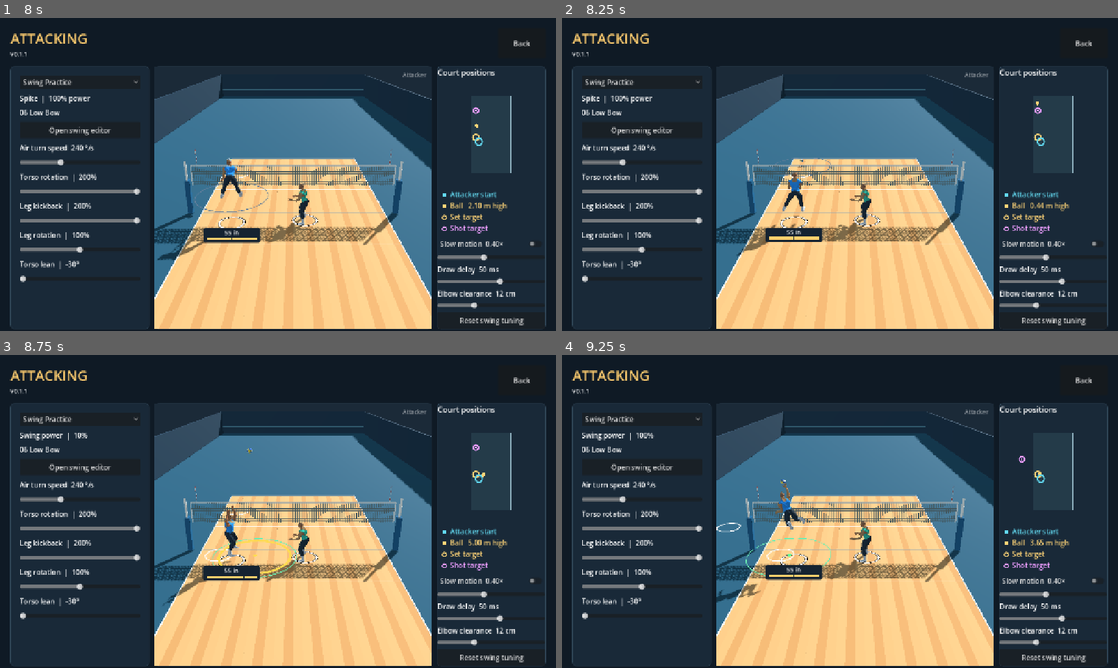
Above: before the commit, frames 1-4 (two rows, left to right).
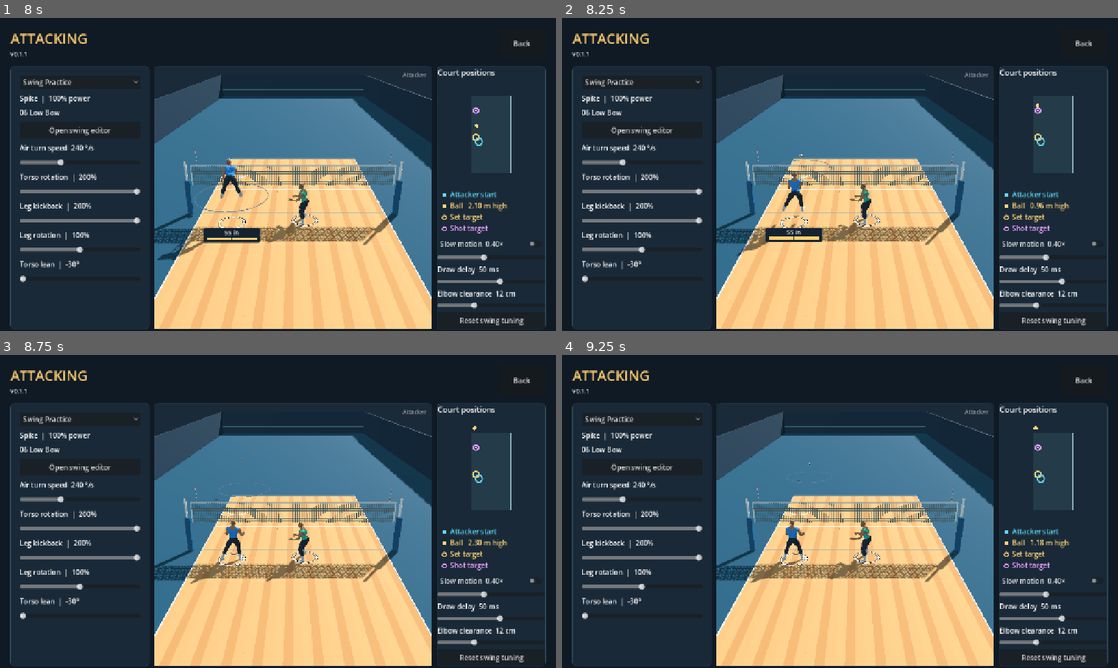
Above: after the commit, the same moments.

Repository: foreandr/volleyball
Game: Godot game, scene res://scenes/main.tscn
Two runs of this game, one before a commit and one after it. Both use one fixed random seed, a clock stepped at 60 frames per second and the inputs below.
Inputs (mouse positions are in pixels of both pictures, inside the frame that each line leads up to):
- Up to frame 1 (8 s): click "Story" at 0.5 s; click "Back" at 1.25 s; click "Story" at 2 s; click "New" at 2.75 s; click "Back" at 3.5 s; click "New" at 4.25 s; click "Save" at 5 s; click "Back" at 5.75 s; click "Continue" at 6.5 s; click "Attacking" at 7.25 s
- Up to frame 2 (8.25 s): tap Enter at 8 s; drag from (1051, 158) to (895, 105) at 8.02 s
- Up to frame 3 (8.75 s): no input
- Up to frame 4 (9.25 s): drag from (728, 527) to (812, 574) at 8.77 s

Frame 1 is identical in both runs. In frame 2, 0.1% of the frame differs, in the area x 37-87%, y 26-61%; in frame 3, 1.5%; in frame 4, 1.7%, in the area x 4-87%, y 22-80%.

Commit message:
Forgive close receptions and finish ball flight visibly

Diff:
--- a/scripts/attack_drill.gd
+++ b/scripts/attack_drill.gd
@@ -14,7 +14,7 @@
 const SET_TOPSPIN_RPS := 2.2
 const LOW_BOW_FRAME := 1.0/30.0
 
-enum Stage { SERVE, PASS, SET, HIT, MISS }
+enum Stage { SERVE, PASS, SET, HIT, MISS, SHANK }
 const SWING_CHARGE_TIME := 0.65
 const SWING_REACH := 1.55
 const SWING_CONTACT_HEIGHT := 2.22
@@ -132,6 +132,8 @@
 	bump.reset()
 	bump.green_start = 0.01
 	bump.green_end = 0.60
+	bump.green_forearm_allowance = 0.30
+	bump.green_hand_allowance = 0.15
 	bump.show()
 	bump.hand_setting = false
 	bump.quick_hand_receive = false
@@ -199,6 +201,10 @@
 func can_aim_set() -> bool:
 	return stage == Stage.SERVE and not is_finite(bump.touch_time)
 
+func set_pass_aim(point: Vector3) -> void:
+	# The landing marker is beyond the setter’s overhead interception point.
+	bump.destination = Vector2(clampf(point.x,-3.0,3.0),clampf(point.z,0.0,4.5))
+
 func queue_hand_receive() -> void:
 	if stage != Stage.SERVE or is_finite(bump.touch_time): return
 	if is_finite(bump.pressed_at):
@@ -269,7 +275,7 @@
 	return stage == Stage.PASS and not bump.low_save.finished(bump.touch_time+clock-stage_start)
 
 func queue_jump(direction: Vector2) -> void:
-	if jump.active or setter_is_diving() or stage == Stage.HIT: return
+	if jump.active or setter_is_diving() or stage in [Stage.HIT,Stage.SHANK]: return
 	jump.begin(setter,direction)
 	trace.write("jump",clock,{"position":setter.position,"direction":jump.heading},true)
 
@@ -288,13 +294,11 @@
 	match stage:
 		Stage.SERVE: play_serve(time,previous,delta)
 		Stage.PASS:
-			if not bump.hand_setting:
-				var receive_time: float = bump.touch_time+time
-				if setter_is_diving():
-					bump.low_save.sample(setter,receive_time,bump.touch_time)
-				elif not bump.low_save.active:
-					bump.follow_forearm(receive_time,serve_velocity+Vector3.DOWN*Flight.GRAVITY*bump.touch_time)
+			follow_receive(time)
 			play_cpu_set(time,delta)
+		Stage.SHANK:
+			follow_receive(time)
+			play_shank(time,previous)
 		Stage.SET:
 			if not swing_practice:
 				cpu_set.update_hand_push(cpu_set.release_time+time,cpu_set.release_time+time-cpu_set.touch_time)
@@ -309,7 +313,7 @@
 	var velocity := Vector3.ZERO
 	match stage:
 		Stage.SERVE: velocity = serve_velocity+Vector3.DOWN*Flight.GRAVITY*time
-		Stage.PASS,Stage.SET,Stage.HIT: velocity = pass_motion+Vector3.DOWN*Flight.GRAVITY*time
+		Stage.PASS,Stage.SET,Stage.HIT,Stage.SHANK: velocity = pass_motion+Vector3.DOWN*Flight.GRAVITY*time
 	var platform: Vector3 = bump.platform_center()
 	return {
 		"stage":stage,"result":status.text,"ball_position":ball.position,"ball_velocity":velocity,
@@ -338,11 +342,11 @@
 		var head_height := CPU_HOME.y+HandPose.CONTACT_HEIGHT*receiver.scale.y
 		cpu_contact_time = descending_time(pass_origin,pass_motion,head_height)
 		if cpu_contact_time <= 0.0:
-			miss("Pass was too low to set")
+			shank("Pass was too low to set")
 			return
 		cpu_contact_point = flight_point(pass_origin,pass_motion,cpu_contact_time)
 		if cpu_contact_point.z >= 3.75 or (not bump.net_hit.is_empty() and bump.net_hit.time < cpu_contact_time):
-			miss("Pass went past the setter")
+			shank("Pass went past the setter")
 			return
 		bump.hide()
 		var incoming := (pass_origin-cpu_contact_point).slide(Vector3.UP).normalized()
@@ -354,6 +358,31 @@
 			"grade":bump.grade,"reach":bump.reach,"contact":bump.contact_check},true)
 	elif time >= end:
 		miss("Serve missed")
+
+func follow_receive(time: float) -> void:
+	if bump.hand_setting: return
+	var receive_time: float = bump.touch_time+time
+	if setter_is_diving():
+		bump.low_save.sample(setter,receive_time,bump.touch_time)
+	elif not bump.low_save.active:
+		bump.follow_forearm(receive_time,serve_velocity+Vector3.DOWN*Flight.GRAVITY*bump.touch_time)
+
+func shank(message: String, elapsed := 0.0) -> void:
+	trace.check_contact(bump.contact_check)
+	miss(message)
+	stage = Stage.SHANK
+	stage_start = clock-elapsed
+	bump.hide()
+
+func play_shank(time: float, previous: float) -> void:
+	var hit: Dictionary = bump.net_hit
+	var end := Flight.landing_time(pass_origin,pass_motion) if hit.is_empty() else float(hit.end_time)
+	show_attack_net(hit,time)
+	if not hit.is_empty() and time >= hit.time:
+		ball.position = Net.after_hit(hit,minf(time,end))
+	else:
+		ball.position = flight_point(pass_origin,pass_motion,minf(time,end))
+	if previous >= end: reset_feed()
 
 func play_cpu_set(time: float, delta: float) -> void:
 	if is_finite(cpu_set.touch_time):
@@ -390,7 +419,7 @@
 		HandPose.apply(receiver,cpu_contact_point,1.0-smoothstep(0.0,0.22,lead))
 	if time >= cpu_contact_time:
 		if receiver.position.distance_to(cpu_stand)>0.60:
-			miss("CPU could not reach the pass")
+			shank("CPU could not reach the pass",time)
 			return
 		cpu_set.height = SET_APEX
 		var ideal := set_toward_pin(cpu_contact_point)
@@ -521,8 +550,8 @@
 		var fall_time := float(swing_net_hit.drop_time) if hit_net else landing_time
 		var landing_velocity: Vector3 = swing_net_hit.velocity if hit_net else pass_motion
 		landing_velocity += Vector3.DOWN*Flight.GRAVITY*fall_time
-		var bounce_speed := clampf(-landing_velocity.y*0.32,0.55,2.8)
-		var bounce_velocity := landing_velocity.slide(Vector3.UP)*0.38+Vector3.UP*bounce_speed
+		var bounce_speed := clampf(-landing_velocity.y*0.58,3.8,6.5)
+		var bounce_velocity := landing_velocity.slide(Vector3.UP)*0.25+Vector3.UP*bounce_speed
 		var bounce_time := Flight.landing_time(ground,bounce_velocity)
 		bounce_end += bounce_time
 		ball.position = flight_point(ground,bounce_velocity,minf(time-landing_time,bounce_time))
--- a/scripts/bump_setting.gd
+++ b/scripts/bump_setting.gd
@@ -44,6 +44,8 @@
 var height := 3.8
 var green_start := GREEN_START
 var green_end := GREEN_END
+var green_forearm_allowance := 0.0
+var green_hand_allowance := 0.0
 var grade := Timing.Grade.WAITING
 var pressed_at := -INF
 var low_save := LowSave.new()
@@ -255,14 +257,18 @@
 				point = Geometry3D.get_closest_point_to_segment(center,first,last)
 			var timing := (cue_arrival if is_finite(cue_arrival) and not low_save.active else time)-pressed_at
 			var green := timing >= green_start and timing <= green_end
-			var assisted := green and not hand_setting and not low_save.active and point.distance_to(center) > radius and close_body_contact(point,center)
 			var gap_after_adjustment := point.distance_to(center)
+			var receive_allowance := green_hand_allowance if hand_setting else green_forearm_allowance
+			var near_receive := green and not low_save.active and receive_allowance > 0.0 and gap_after_adjustment <= radius+receive_allowance
+			var assisted := green and not hand_setting and not low_save.active and gap_after_adjustment > radius and (near_receive or close_body_contact(point,center))
 			var from_setter := point-setter.global_position
 			var hand_assisted := (
 				hand_setting and green and gap_after_adjustment > radius
-				and gap_after_adjustment <= radius+HandPose.GREEN_CONTACT_ALLOWANCE
-				and from_setter.slide(Vector3.UP).length() <= 0.80
-				and absf(point.y-center.y) <= 0.32
+				and (near_receive or (
+					gap_after_adjustment <= radius+HandPose.GREEN_CONTACT_ALLOWANCE
+					and from_setter.slide(Vector3.UP).length() <= 0.80
+					and absf(point.y-center.y) <= 0.32
+				))
 			)
 			contact_check = {
 				"time":time,"surface":"hands" if hand_setting else ("palm" if pancake else "forearms"),"surface_center":center,
--- a/scripts/story_animations.gd
+++ b/scripts/story_animations.gd
@@ -950,8 +950,8 @@
 				var point: Vector2 = setup_drag.screen_position(event.position)
 				var hit: Variant = Plane(Vector3.UP,0.055).intersects_ray(preview_camera.project_ray_origin(point),preview_camera.project_ray_normal(point))
 				if hit is Vector3:
-					if setting_drill.can_aim_set(): setting_drill.bump.destination = Court.clamp_set_aim(hit)
-					else: setting_drill.aim_swing(hit)
+					if selected_category == "Attacking": setting_drill.set_pass_aim(hit)
+					else: setting_drill.bump.destination = Court.clamp_set_aim(hit)
 		elif event is InputEventMouseButton and event.pressed:
 			if event.button_index == MOUSE_BUTTON_LEFT and selected_category == "Attacking" and setting_drill.can_aim_swing():
 				var point: Vector2 = setup_drag.screen_position(event.position)
